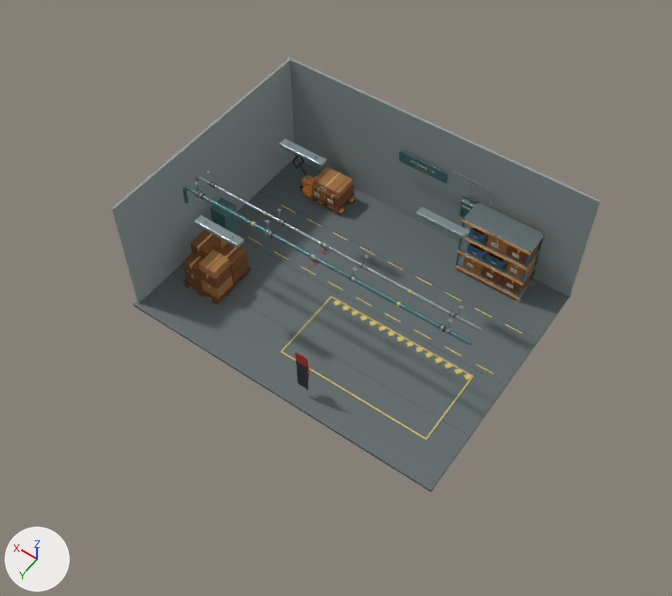
Renders of the Blender file assets/source/service-props.blend from each side of a commit.
Before and after are seen from a 50 mm lens placed at (-1.27, 9.35, 25.95), pointed at (9.78, -6.12, 1.63). Lighting does not change. The marker at lower left points along +X, +Y and +Z. The older version comes first.

Objects in the first picture: 'Fire extinguisher location sign', 'Fire point wall backplate', 'Main suspended service pipe', 'Main suspended service pipe.001', 'Preview east wall', 'Preview floor', 'Preview north wall', 'Shelf folded shelf pan.003' and 66 more.
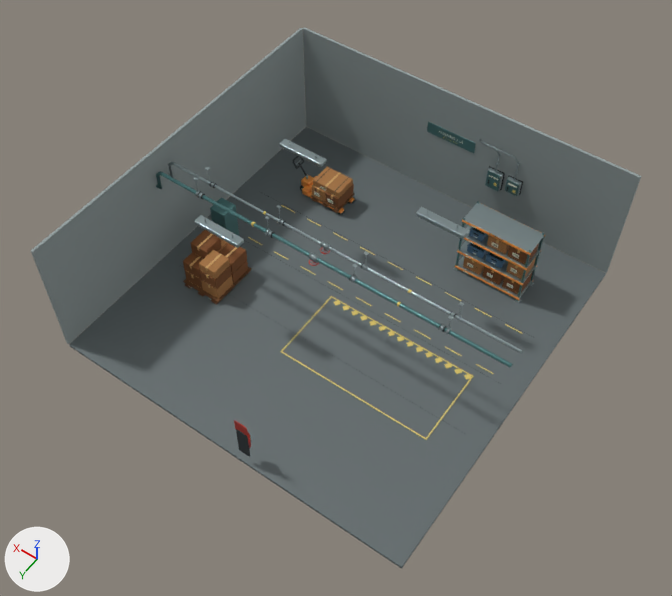
Where the newer file only moved an object's origin or applied its transform, the numbers keep the older frame.

Diff of the bpy script that builds the scene:
```diff
--- a/assets/source/service-props.blend.py
+++ b/assets/source/service-props.blend.py
@@ me_cube_956 @@
-me_cube_956.from_pydata(...)  # 8 vertices, 6 faces; spans x -6.15..6.15, y -4.7..4.7, z -0.06..0.06
-me_cube_956.vertices[0].co = (-6.15, -4.7, -0.06)
-me_cube_956.vertices[1].co = (-6.15, -4.7, 0.06)
-me_cube_956.vertices[2].co = (-6.15, 4.7, -0.06)
-me_cube_956.vertices[3].co = (-6.15, 4.7, 0.06)
-me_cube_956.vertices[4].co = (6.15, -4.7, -0.06)
-me_cube_956.vertices[5].co = (6.15, -4.7, 0.06)
-me_cube_956.vertices[6].co = (6.15, 4.7, -0.06)
-me_cube_956.vertices[7].co = (6.15, 4.7, 0.06)
+me_cube_956.from_pydata(...)  # 8 vertices, 6 faces; spans x -6.74..6.74, y -6.74..6.74, z -0.06..0.06
+# me_cube_956 part 1
+me_cube_956.vertices[0].co = (-6.74, -6.74, -0.06)
+me_cube_956.vertices[1].co = (-6.74, -6.74, 0.06)
+me_cube_956.vertices[2].co = (-6.74, 6.74, -0.06)
+me_cube_956.vertices[3].co = (-6.74, 6.74, 0.06)
+me_cube_956.vertices[4].co = (6.74, -6.74, -0.06)
+me_cube_956.vertices[5].co = (6.74, -6.74, 0.06)
+me_cube_956.vertices[6].co = (6.74, 6.74, -0.06)
+me_cube_956.vertices[7].co = (6.74, 6.74, 0.06)
 me_cube_956.materials.append(mat_preview_sealed_concrete)
@@ me_cube_957 @@
-me_cube_957.from_pydata(...)  # 8 vertices, 6 faces; spans x -6.15..6.15, y -0.05..0.05, z -2.4..2.4
+me_cube_957.from_pydata(...)  # 8 vertices, 6 faces; spans x -6.74..6.74, y -0.05..0.05, z -2.4..2.4
+# me_cube_957 part 2
+for i in [*range(0, 4)]: me_cube_957.vertices[i].co += Vector((-0.59, 0.0, 0.0))
+for i in [*range(4, 8)]: me_cube_957.vertices[i].co += Vector((0.59, 0.0, 0.0))
 me_cube_957.materials.append(mat_preview_service_wall)
@@ me_cube_958 @@
-me_cube_958.from_pydata(...)  # 8 vertices, 6 faces; spans x -0.05..0.05, y -4.55..4.55, z -2.4..2.4
+me_cube_958.from_pydata(...)  # 8 vertices, 6 faces; spans x -0.05..0.05, y -6.74..6.74, z -2.4..2.4
+# me_cube_958 part 3: the whole mesh is scaled about its middle by (1, 1.48, 1)
 me_cube_958.materials.append(mat_preview_service_wall)
@@ ob_fire_point_wall_backplate @@
 ob_fire_point_wall_backplate = bpy.data.objects.new('Fire point wall backplate', me_cube_911)
-ob_fire_point_wall_backplate.location = (9.03, -3.25, 1.23)
+ob_fire_point_wall_backplate.location = (9.03, -0.28, 1.23)
 _m = ob_fire_point_wall_backplate.modifiers.new('Manufactured softened edges', 'BEVEL')
@@ ob_fire_extinguisher_location_sign @@
 ob_fire_extinguisher_location_sign = bpy.data.objects.new('Fire extinguisher location sign', me_cube_918)
-ob_fire_extinguisher_location_sign.location = (9.03, -3.26, 2.05)
+ob_fire_extinguisher_location_sign.location = (9.03, -0.29, 2.05)
 _m = ob_fire_extinguisher_location_sign.modifiers.new('Manufactured softened edges', 'BEVEL')
@@ ob_preview_floor @@
 ob_preview_floor = bpy.data.objects.new('Preview floor', me_cube_956)
-ob_preview_floor.location = (10.0, -7.5, -0.06)
+ob_preview_floor.location = (10.0, -7.0, -0.06)
 _m = ob_preview_floor.modifiers.new('Manufactured softened edges', 'BEVEL')
@@ ob_preview_north_wall @@
 ob_preview_north_wall = bpy.data.objects.new('Preview north wall', me_cube_957)
-ob_preview_north_wall.location = (10.0, -12.05, 2.4)
+ob_preview_north_wall.location = (10.0, -13.79, 2.4)
 _m = ob_preview_north_wall.modifiers.new('Manufactured softened edges', 'BEVEL')
@@ ob_preview_east_wall @@
 ob_preview_east_wall = bpy.data.objects.new('Preview east wall', me_cube_958)
-ob_preview_east_wall.location = (16.05, -7.5, 2.4)
+ob_preview_east_wall.location = (16.79, -7.0, 2.4)
 _m = ob_preview_east_wall.modifiers.new('Manufactured softened edges', 'BEVEL')
```

What differs and where, as boxes (x1, y1, x2, y2) in the pictures (672 x 596 px):
'Preview floor', reshaped, moved (22% wider, 33% taller): before (133, 159, 572, 492); after (69, 127, 606, 569)
'Preview north wall', reshaped, moved (8% wider): before (287, 57, 601, 296); after (303, 27, 641, 273)
'Preview east wall', moved, rescaled (50% wider, 29% taller): before (112, 59, 295, 303); after (31, 28, 306, 344)
'Fire point wall backplate', moved: before (296, 361, 308, 390); after (236, 429, 250, 457)
'Fire extinguisher location sign', moved: before (295, 352, 308, 369); after (234, 420, 248, 437)
